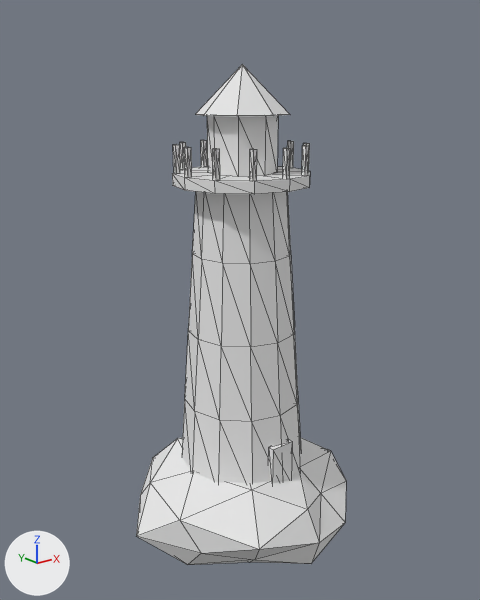
What one commit did to the glTF model assets/island3d/lighthouse.glb.
Before and after are seen from a camera (50 mm lens) standing at (-1.82, -2.26, 1.94) and looking at (-0.01, 0.01, 1.04). The lights are fixed; the arrows at lower left show +X, +Y and +Z. The first picture is the older version. Mesh edges are drawn as thin lines. Vertices at exactly the same position are counted once.

Objects in the first picture: 'lighthouse'.
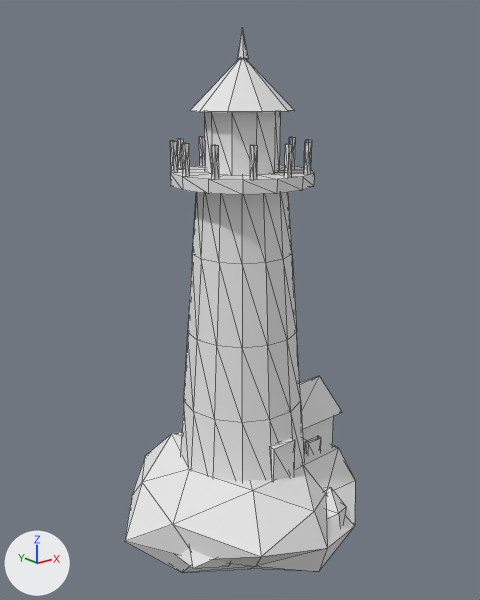
What differs and where, as boxes [x1, y1, x2, y2] in the pictures (480 x 600 px; the box of a moved part takes in the faces that stretch with it):
'lighthouse', reshaped (9% wider, 9% taller)
    before: [136, 64, 346, 565]
    after: [125, 28, 355, 573]
part 1 of me_lighthouse, moved or reshaped
    before: [136, 437, 346, 565]
    after: [125, 432, 355, 573]
part 2 of me_lighthouse, added
    after: [302, 416, 334, 451]
part 3 of me_lighthouse, added
    after: [305, 436, 321, 454]
part 4 of me_lighthouse, moved or reshaped
    before: [287, 141, 294, 168]
    after: [289, 137, 296, 167]
part 5 of me_lighthouse, moved or reshaped
    before: [303, 143, 310, 151]
    after: [305, 139, 312, 159]
part 6 of me_lighthouse, moved or reshaped
    before: [302, 146, 309, 176]
    after: [304, 142, 312, 175]
part 7 of me_lighthouse, moved or reshaped
    before: [283, 148, 290, 179]
    after: [284, 144, 292, 178]
part 8 of me_lighthouse, moved or reshaped
    before: [250, 149, 257, 181]
    after: [250, 145, 258, 180]
part 9 of me_lighthouse, moved or reshaped
    before: [213, 149, 220, 181]
    after: [211, 145, 219, 180]
part 10 of me_lighthouse, moved or reshaped
    before: [184, 147, 192, 178]
    after: [182, 143, 190, 177]
part 11 of me_lighthouse, moved or reshaped
    before: [173, 144, 180, 174]
    after: [170, 141, 178, 173]
part 12 of me_lighthouse, moved or reshaped
    before: [180, 142, 186, 170]
    after: [178, 138, 184, 169]
part 13 of me_lighthouse, moved or reshaped
    before: [201, 140, 207, 167]
    after: [199, 137, 205, 166]
part 14 of me_lighthouse, added
    after: [237, 28, 248, 59]
part 15 of me_lighthouse, moved or reshaped
    before: [269, 439, 293, 484]
    after: [271, 438, 295, 480]
part 16 of me_lighthouse, moved or reshaped
    before: [172, 64, 310, 483]
    after: [170, 59, 346, 568]

The change, as a diff of the scene's bpy script:
```diff
--- a/assets/island3d/lighthouse.glb.py
+++ b/assets/island3d/lighthouse.glb.py
@@ me_lighthouse @@
 # used by ob_lighthouse; location = (0.0, 0.0, 0.0)
-me_lighthouse.from_pydata(...)  # 262 vertices, 488 faces; spans x -0.6..0.61, y -0.54..0.51, z -0.16..2.05
+me_lighthouse.from_pydata(...)  # 348 vertices, 638 faces; spans x -0.66..0.67, y -0.59..0.56, z -0.18..2.19
+# me_lighthouse part 1: the loose piece of 42 vertices spanning x -0.6..0.61, y -0.54..0.51, z -0.16..0.27 is scaled about its middle by (1.09, 1.08, 1.08)
+# me_lighthouse part 2: a new loose piece, a box spanning x 0.15..0.45, y -0.18..0.1, z 0.14..0.4, in mat_white (white #e7e7e7)
+# me_lighthouse part 3: a new loose piece, a box spanning x 0.255..0.345, y -0.2..-0.18, z 0.14..0.3, in mat_dark (white #e7e7e7)
+# me_lighthouse part 4: the loose piece of 8 vertices spanning x 0.27..0.29, y -0.01..0.01, z 1.61..1.73 is moved by (0.01, 0.0, 0.01)
+# me_lighthouse part 5: the loose piece of 8 vertices spanning x 0.23..0.25, y -0.15..-0.13, z 1.61..1.73 is moved by (0.01, -0.01, 0.01)
+# me_lighthouse part 6: the loose piece of 8 vertices spanning x 0.13..0.15, y -0.25..-0.23, z 1.61..1.73 is moved by (0.01, -0.01, 0.01)
+# me_lighthouse part 7: the loose piece of 8 vertices spanning x -0.01..0.01, y -0.29..-0.27, z 1.61..1.73 is moved by (0.0, -0.01, 0.01)
+# me_lighthouse part 8: the loose piece of 8 vertices spanning x -0.15..-0.13, y -0.25..-0.23, z 1.61..1.73 is moved by (-0.01, -0.01, 0.01)
+# me_lighthouse part 9: the loose piece of 8 vertices spanning x -0.25..-0.23, y -0.15..-0.13, z 1.61..1.73 is moved by (-0.01, -0.01, 0.01)
+# me_lighthouse part 10: the loose piece of 8 vertices spanning x -0.29..-0.27, y -0.01..0.01, z 1.61..1.73 is moved by (-0.01, 0.0, 0.01)
+# me_lighthouse part 11: the loose piece of 8 vertices spanning x -0.25..-0.23, y 0.13..0.15, z 1.61..1.73 is moved by (-0.01, 0.01, 0.01)
+# me_lighthouse part 12: the loose piece of 8 vertices spanning x -0.15..-0.13, y 0.23..0.25, z 1.61..1.73 is moved by (-0.01, 0.01, 0.01)
+# me_lighthouse part 13: the loose piece of 8 vertices spanning x -0.01..0.01, y 0.27..0.29, z 1.61..1.73 is moved by (0.0, 0.01, 0.01)
+# me_lighthouse part 14: a new loose piece, a 6-sided cone pointing to +z spanning x -0.025..0.025, y -0.022..0.022, z 2.07..2.19, in mat_dark (white #e7e7e7)
+# me_lighthouse part 15: the loose piece of 8 vertices spanning x -0.06..0.06, y -0.29..-0.26, z 0.2..0.42 is moved by (0.0, -0.01, 0.01)
+# me_lighthouse part 16: 105 vertices removed from x -0.3..0.3, y -0.3..0.3, z 0.2..2.05; 167 vertices added at x -0.54..0.56, y -0.51..0.39, z -0.09..2.09
+# other edits to the shape of me_lighthouse do not show in these pictures
 me_lighthouse.materials.append(mat_rock)
```
